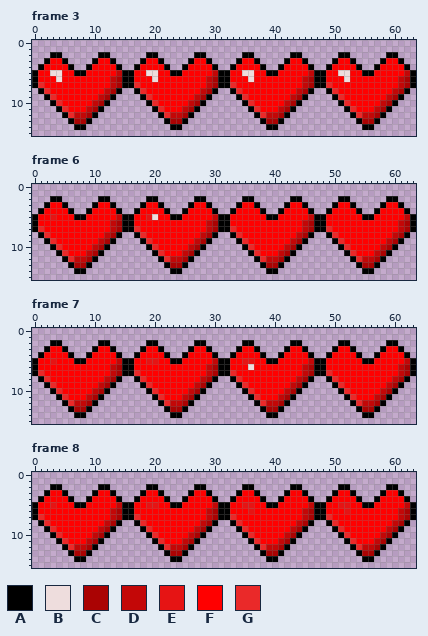
File history of a pixel-art file, Assets/UI/life/1sprite9.aseprite. The first picture shows the starting point.
64x16 pixels, 13 frames. Shown: frame 3, frame 6, frame 7, frame 8. The commit also changed other frames, which this record leaves out.
Visible layers, top first: "Layer 13", "Layer 12", "Layer 11", "Layer 10", "Layer 9", "Layer 8", "Layer 7", "Layer 6", "Layer 5", "Layer 4", "Layer 3", "Layer 2", "Layer 1".
Palette (. is transparent): A #000000  B #eedddd  C #aa0303  D #c30707  E #e61414  F #ff0000  G #ea2929
Pixels before, frame 3, first column x 0:
 2 ...AA......AA......AA......AA......AA......AA......AA......AA...
 3 ..AFFA....AFFA....AFFA....AFFA....AFFA....AFFA....AFFA....AFFA..
 4 .AFFFFA..AFFFFA..AFFFFA..AFFFFA..AFFFFA..AFFFFA..AFFFFA..AFFFFA.
 5 AFFBBFFAAFFFFFDAAFFBBFFAAFFFFFDAAFFBBFFAAFFFFFDAAFFBBFFAAFFFFFDA
 6 AFFFBFFFFFFFFDCAAFFFBFFFFFFFFDCAAFFFBFFFFFFFFDCAAFFFBFFFFFFFFDCA
 7 AGFFFFFFFFFFFDCAAGFFFFFFFFFFFDCAAGFFFFFFFFFFFDCAAGFFFFFFFFFFFDCA
 8 .AGFFFFFFFFFDCA..AGFFFFFFFFFDCA..AGFFFFFFFFFDCA..AGFFFFFFFFFDCA.
 9 ..AGFFFFFFFDCA....AGFFFFFFFDCA....AGFFFFFFFDCA....AGFFFFFFFDCA..
10 ...AGFFFFFDCA......AGFFFFFDCA......AGFFFFFDCA......AGFFFFFDCA...
11 ....AGFFFDCA........AGFFFDCA........AGFFFDCA........AGFFFDCA....
12 .....AGDDCA..........AGDDCA..........AGDDCA..........AGDDCA.....
13 ......ACCA............ACCA............ACCA............ACCA......
14 .......AA..............AA..............AA..............AA.......
Pixels before, frame 6, first column x 0:
 2 ...AA......AA......AA......AA......AA......AA......AA......AA...
 3 ..AFFA....AFFA....AFFA....AFFA....AFFA....AFFA....AFFA....AFFA..
 4 .AFFFFA..AFFFFA..AFFFFA..AFFFFA..AFFFFA..AFFFFA..AFFFFA..AFFFFA.
 5 AFFEFFFAAFFFFFDAAFFEBFFAAFFFFFDAAFFFFFFAAFFFFFDAAFFFFFFAAFFFFFDA
 6 AFFFFFFFFFFFFDCAAFFFFFFFFFFFFDCAAFFFFFFFFFFFFDCAAFFFFFFFFFFFFDCA
 7 AGFFFFFFFFFFFDCAAGFFFFFFFFFFFDCAAGFFFFFFFFFFFDCAAGFFFFFFFFFFFDCA
 8 .AGFFFFFFFFFDCA..AGFFFFFFFFFDCA..AGFFFFFFFFFDCA..AGFFFFFFFFFDCA.
 9 ..AGFFFFFFFDCA....AGFFFFFFFDCA....AGFFFFFFFDCA....AGFFFFFFFDCA..
10 ...AGFFFFFDCA......AGFFFFFDCA......AGFFFFFDCA......AGFFFFFDCA...
11 ....AGFFFDCA........AGFFFDCA........AGFFFDCA........AGFFFDCA....
12 .....AGDDCA..........AGDDCA..........AGDDCA..........AGDDCA.....
13 ......ACCA............ACCA............ACCA............ACCA......
14 .......AA..............AA..............AA..............AA.......
Pixels before, frame 7, first column x 0:
 2 ...AA......AA......AA......AA......AA......AA......AA......AA...
 3 ..AFFA....AFFA....AFFA....AFFA....AFFA....AFFA....AFFA....AFFA..
 4 .AFFFFA..AFFFFA..AFFFFA..AFFFFA..AFFFFA..AFFFFA..AFFFFA..AFFFFA.
 5 AFFEFFFAAFFFFFDAAFFEEFFAAFFFFFDAAFFEEFFAAFFFFFDAAFFFFFFAAFFFFFDA
 6 AFFFFFFFFFFFFDCAAFFFFFFFFFFFFDCAAFFFBFFFFFFFFDCAAFFFFFFFFFFFFDCA
 7 AGFFFFFFFFFFFDCAAGFFFFFFFFFFFDCAAGFFFFFFFFFFFDCAAGFFFFFFFFFFFDCA
 8 .AGFFFFFFFFFDCA..AGFFFFFFFFFDCA..AGFFFFFFFFFDCA..AGFFFFFFFFFDCA.
 9 ..AGFFFFFFFDCA....AGFFFFFFFDCA....AGFFFFFFFDCA....AGFFFFFFFDCA..
10 ...AGFFFFFDCA......AGFFFFFDCA......AGFFFFFDCA......AGFFFFFDCA...
11 ....AGFFFDCA........AGFFFDCA........AGFFFDCA........AGFFFDCA....
12 .....AGDDCA..........AGDDCA..........AGDDCA..........AGDDCA.....
13 ......ACCA............ACCA............ACCA............ACCA......
14 .......AA..............AA..............AA..............AA.......
Pixels before, frame 8, first column x 0:
 2 ...AA......AA......AA......AA......AA......AA......AA......AA...
 3 ..AFFA....AFFA....AFFA....AFFA....AFFA....AFFA....AFFA....AFFA..
 4 .AFFFFA..AFFFFA..AFFFFA..AFFFFA..AFFFFA..AFFFFA..AFFFFA..AFFFFA.
 5 AFFEFFFAAFFFFFDAAFFEEFFAAFFFFFDAAFFEEFFAAFFFFFDAAFFEEFFAAFFFFFDA
 6 AFFFFFFFFFFFFDCAAFFFFFFFFFFFFDCAAFFFEFFFFFFFFDCAAFFFEFFFFFFFFDCA
 7 AGFFFFFFFFFFFDCAAGFFFFFFFFFFFDCAAGFFFFFFFFFFFDCAAGFFFFFFFFFFFDCA
 8 .AGFFFFFFFFFDCA..AGFFFFFFFFFDCA..AGFFFFFFFFFDCA..AGFFFFFFFFFDCA.
 9 ..AGFFFFFFFDCA....AGFFFFFFFDCA....AGFFFFFFFDCA....AGFFFFFFFDCA..
10 ...AGFFFFFDCA......AGFFFFFDCA......AGFFFFFDCA......AGFFFFFDCA...
11 ....AGFFFDCA........AGFFFDCA........AGFFFDCA........AGFFFDCA....
12 .....AGDDCA..........AGDDCA..........AGDDCA..........AGDDCA.....
13 ......ACCA............ACCA............ACCA............ACCA......
14 .......AA..............AA..............AA..............AA.......
After:
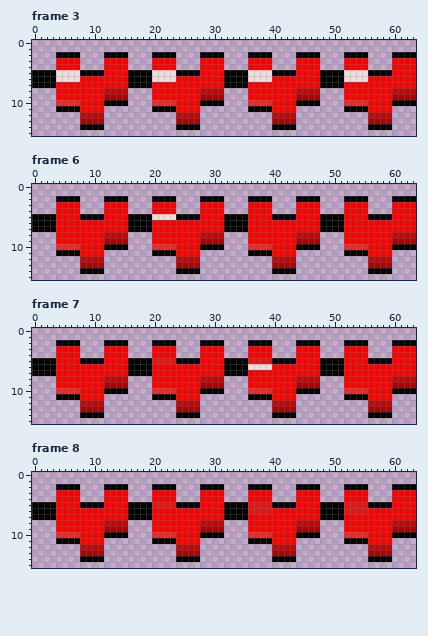
Change:
Changed rows in their new state; - is an unchanged pixel.
Frame 3, layer "Layer 3":
first column x 1:
 2 --.-AAA---.-AAA---.-AAA---.-AAA---.-AAA---.-AAA---.-AAA---.-AAA
 3 -..-FFF--..-FFF--..-FFF--..-FFF--..-FFF--..-FFF--..-FFF--..-FFF
 4 ...--FF-...--FF-...--FF-...--FF-...--FF-...--FF-...--FF-...--FF
 5 AAA-BBB-AAA--FF-AAA-BBB-AAA--FF-AAA-BBB-AAA--FF-AAA-BBB-AAA--FF
 6 AAA-BBB-----FFF-AAA-BBB-----FFF-AAA-BBB-----FFF-AAA-BBB-----FFF
 7 AAA---------FFF-AAA---------FFF-AAA---------FFF-AAA---------FFF
 8 ...---------DDD-...---------DDD-...---------DDD-...---------DDD
 9 -..-------F-CCC--..-------F-CCC--..-------F-CCC--..-------F-CCC
10 --.-GGG--FF-AAA---.-GGG--FF-AAA---.-GGG--FF-AAA---.-GGG--FF-AAA
11 ----AAA-FFF---------AAA-FFF---------AAA-FFF---------AAA-FFF----
12 ----...-DDD---------...-DDD---------...-DDD---------...-DDD----
13 -----..-CCC----------..-CCC----------..-CCC----------..-CCC----
14 ------.-AAA-----------.-AAA-----------.-AAA-----------.-AAA----
Frame 6, layer "Layer 6":
first column x 1:
 2 --.-AAA---.-AAA---.-AAA---.-AAA---.-AAA---.-AAA---.-AAA---.-AAA
 3 -..-FFF--..-FFF--..-FFF--..-FFF--..-FFF--..-FFF--..-FFF--..-FFF
 4 ...--FF-...--FF-...--FF-...--FF-...--FF-...--FF-...--FF-...--FF
 5 AAA---F-AAA--FF-AAA-BBB-AAA--FF-AAA---F-AAA--FF-AAA---F-AAA--FF
 6 AAA---------FFF-AAA---------FFF-AAA---------FFF-AAA---------FFF
 7 AAA---------FFF-AAA---------FFF-AAA---------FFF-AAA---------FFF
 8 ...---------DDD-...---------DDD-...---------DDD-...---------DDD
 9 -..-------F-CCC--..-------F-CCC--..-------F-CCC--..-------F-CCC
10 --.-GGG--FF-AAA---.-GGG--FF-AAA---.-GGG--FF-AAA---.-GGG--FF-AAA
11 ----AAA-FFF---------AAA-FFF---------AAA-FFF---------AAA-FFF----
12 ----...-DDD---------...-DDD---------...-DDD---------...-DDD----
13 -----..-CCC----------..-CCC----------..-CCC----------..-CCC----
14 ------.-AAA-----------.-AAA-----------.-AAA-----------.-AAA----
Frame 7, layer "Layer 7":
first column x 1:
 2 --.-AAA---.-AAA---.-AAA---.-AAA---.-AAA---.-AAA---.-AAA---.-AAA
 3 -..-FFF--..-FFF--..-FFF--..-FFF--..-FFF--..-FFF--..-FFF--..-FFF
 4 ...--FF-...--FF-...--FF-...--FF-...--FF-...--FF-...--FF-...--FF
 5 AAA---F-AAA--FF-AAA-EEE-AAA--FF-AAA-EEE-AAA--FF-AAA---F-AAA--FF
 6 AAA---------FFF-AAA---------FFF-AAA-BBB-----FFF-AAA---------FFF
 7 AAA---------FFF-AAA---------FFF-AAA---------FFF-AAA---------FFF
 8 ...---------DDD-...---------DDD-...---------DDD-...---------DDD
 9 -..-------F-CCC--..-------F-CCC--..-------F-CCC--..-------F-CCC
10 --.-GGG--FF-AAA---.-GGG--FF-AAA---.-GGG--FF-AAA---.-GGG--FF-AAA
11 ----AAA-FFF---------AAA-FFF---------AAA-FFF---------AAA-FFF----
12 ----...-DDD---------...-DDD---------...-DDD---------...-DDD----
13 -----..-CCC----------..-CCC----------..-CCC----------..-CCC----
14 ------.-AAA-----------.-AAA-----------.-AAA-----------.-AAA----
Frame 8, layer "Layer 8":
first column x 1:
 2 --.-AAA---.-AAA---.-AAA---.-AAA---.-AAA---.-AAA---.-AAA---.-AAA
 3 -..-FFF--..-FFF--..-FFF--..-FFF--..-FFF--..-FFF--..-FFF--..-FFF
 4 ...--FF-...--FF-...--FF-...--FF-...--FF-...--FF-...--FF-...--FF
 5 AAA---F-AAA--FF-AAA-EEE-AAA--FF-AAA-EEE-AAA--FF-AAA-EEE-AAA--FF
 6 AAA---------FFF-AAA---------FFF-AAA-EEE-----FFF-AAA-EEE-----FFF
 7 AAA---------FFF-AAA---------FFF-AAA---------FFF-AAA---------FFF
 8 ...---------DDD-...---------DDD-...---------DDD-...---------DDD
 9 -..-------F-CCC--..-------F-CCC--..-------F-CCC--..-------F-CCC
10 --.-GGG--FF-AAA---.-GGG--FF-AAA---.-GGG--FF-AAA---.-GGG--FF-AAA
11 ----AAA-FFF---------AAA-FFF---------AAA-FFF---------AAA-FFF----
12 ----...-DDD---------...-DDD---------...-DDD---------...-DDD----
13 -----..-CCC----------..-CCC----------..-CCC----------..-CCC----
14 ------.-AAA-----------.-AAA-----------.-AAA-----------.-AAA----
Where, in picture pixels (left, top, right, bottom), the same in both pictures:
changed: (38, 52, 416, 130)
changed: (38, 196, 416, 274)
changed: (38, 340, 416, 418)
changed: (38, 484, 416, 562)
